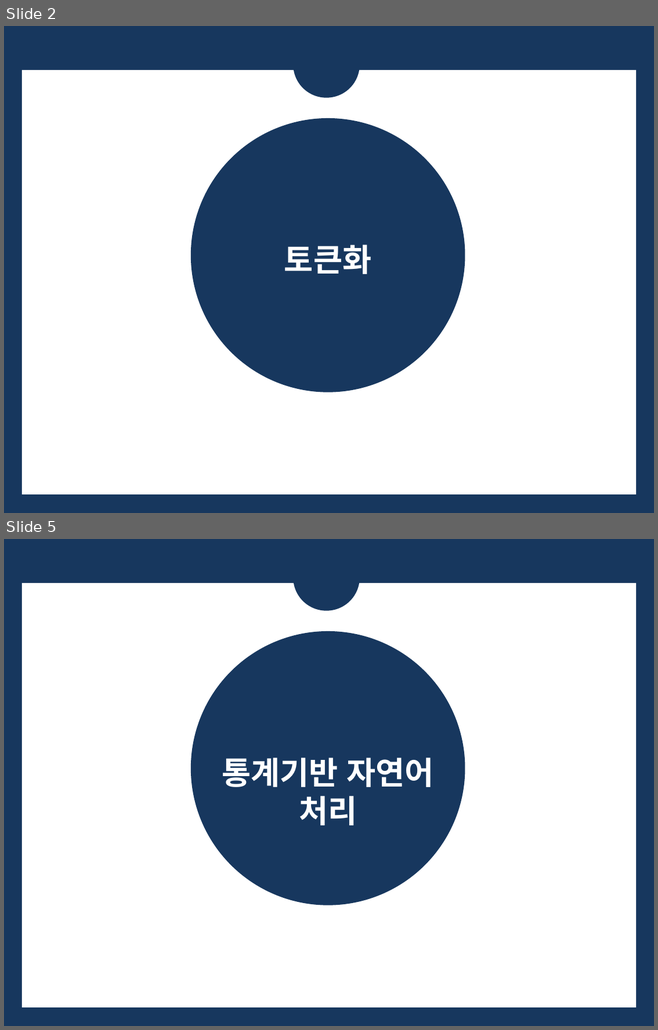
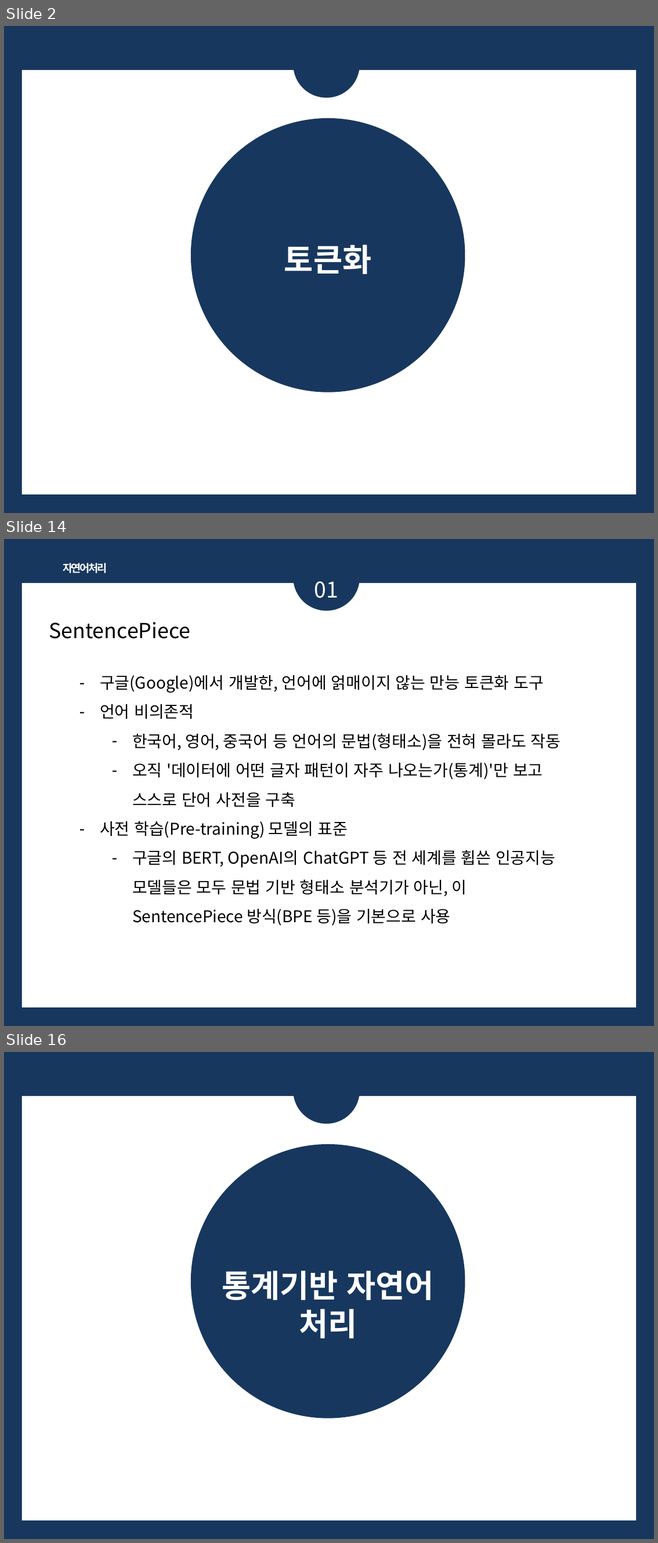
Before and after one commit to bsmoon-86/multicam_2025, a slide deck: PPT/자연어처리_정리.pptx. Shown one above the other, each under a label of ours: slides 2 and 5 before the commit, slides 2, 14 and 16 after it; the slides between them are not shown. The pictures are 658x1030 and 658x1543 pixels, drawn with LibreOffice and Linux fonts; fonts in the diff are those of the drawing. Boxes give left, top, right and bottom in pixels: in the first picture for what was removed or moved away, otherwise in the second. Text is boxed around its words. In the diff, an @@ line names an element or a change of style, - is before the commit and + after.

```diff
--- a/PPT/자연어처리_정리.pptx
+++ b/PPT/자연어처리_정리.pptx
@@ slide 14 added at bbox=[4, 539, 654, 1026], background #17375E; not listed: 1 template element that a slide beside it also shows @@
@@ ellipse added at bbox=[293, 544, 360, 610], fill #17375E @@
@@ text added at bbox=[63, 563, 107, 573], 12 pt, text #FFFFFF, bold @@
+자연어처리
@@ text added at bbox=[314, 581, 338, 598], 24 pt, text #FFFFFF @@
+01
@@ text added at bbox=[49, 622, 190, 639], 23 pt, text #000000 @@
+SentencePiece
@@ text added at bbox=[100, 675, 561, 926], 18 pt, text #000000 @@
+– 구글(Google)에서 개발한, 언어에 얽매이지 않는 만능 토큰화 도구
+– 언어 비의존적
+  – 한국어, 영어, 중국어 등 언어의 문법(형태소)을 전혀 몰라도 작동
+  – 오직 '데이터에 어떤 글자 패턴이 자주 나오는가(통계)'만 보고 스스로 단어 사전을 구축
+– 사전 학습(Pre-training) 모델의 표준
+  – 구글의 BERT, OpenAI의 ChatGPT 등 전 세계를 휩쓴 인공지능 모델들은 모두 문법 기반 형태소 분석기가 아닌, 이 SentencePiece 방식(BPE 등)을 기본으로 사용
@@ what was slide 5 is now slide 16 @@
```
Also in this commit, not shown: 2 slides changed, 10 other slides added, 1 other file.
